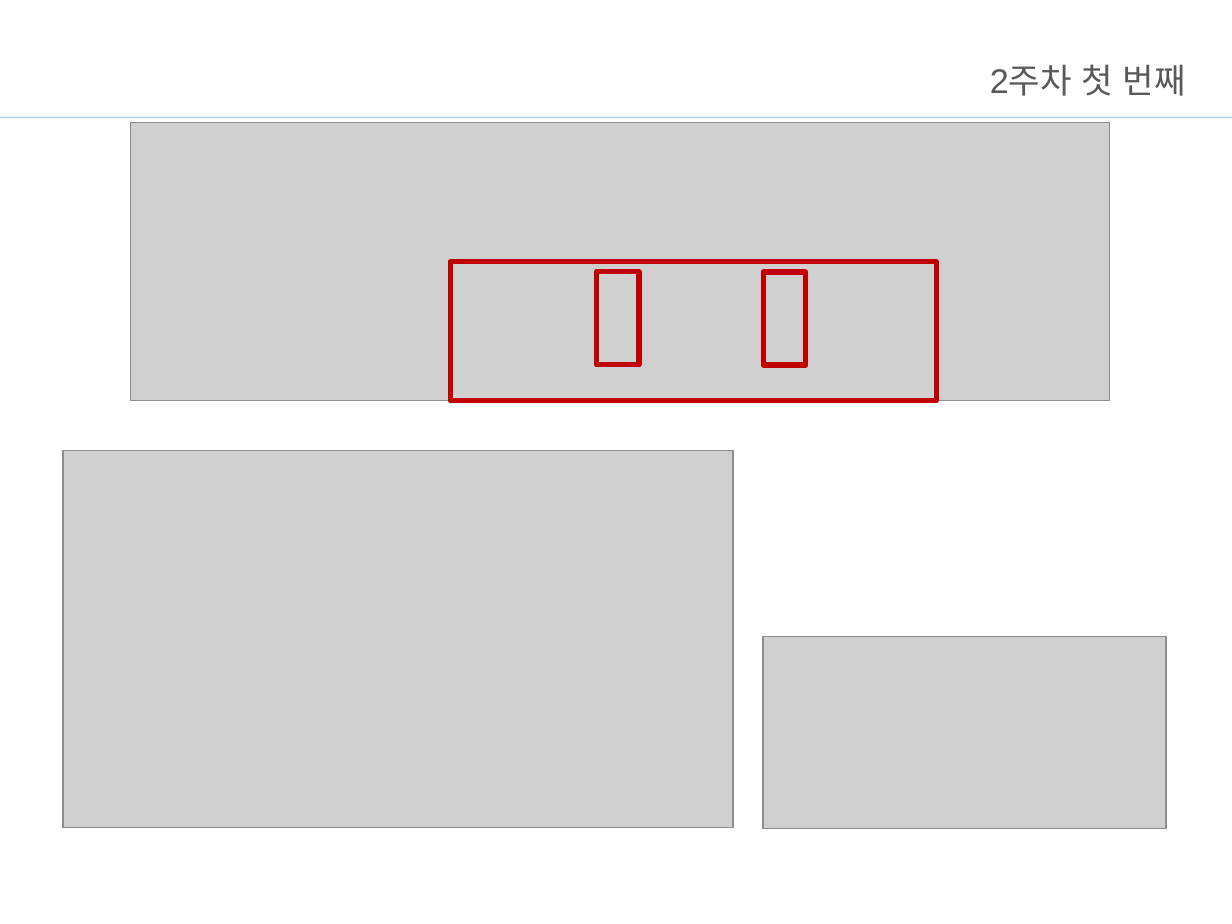
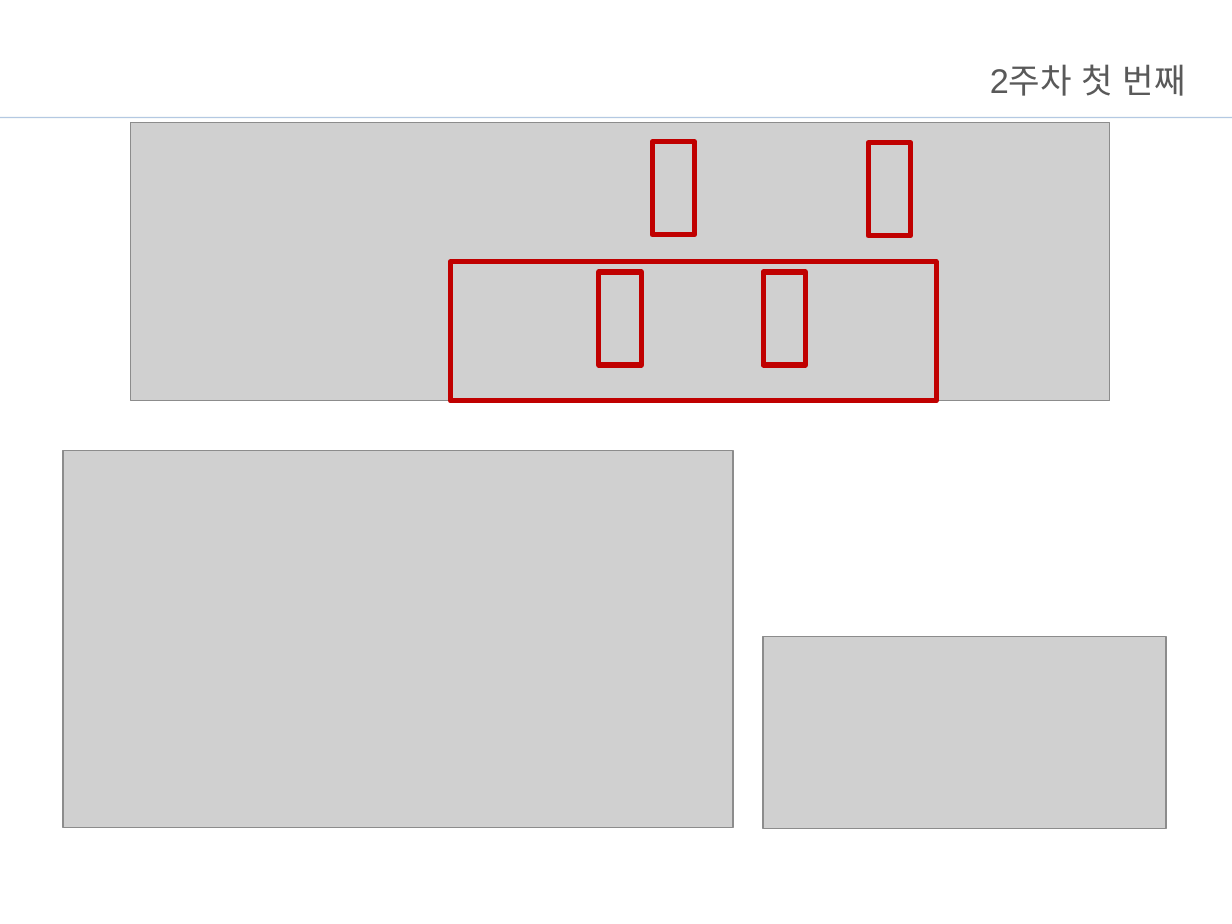
Before and after one commit to Jo-jangho/Web, a slide deck: slide 20 of 과제/브리핑.pptx (slide 19 before the commit). Drawn at 1232x924 pixels with LibreOffice and Linux fonts; fonts in the diff are those of the drawing; grey boxes stand for pictures; background and template pictures are left out. Boxes give left, top, right and bottom in pixels: in the first picture for what was removed or moved away, otherwise in the second. Text is boxed around its words. In the diff, an @@ line names an element or a change of style, - is before the commit and + after.

```diff
--- a/과제/브리핑.pptx
+++ b/과제/브리핑.pptx
@@ rectangle: place and size @@
-rectangle at <box>596,272,638,366</box>
+rectangle at <box>652,142,694,235</box>
@@ rectangle added at <box>869,143,910,237</box>, outline #C00000 3 pt @@
@@ rectangle added at <box>599,272,641,366</box>, outline #C00000 3 pt @@
```
Also in this commit, not shown: 2 other slides changed, 1 slide added, 5 other files.
